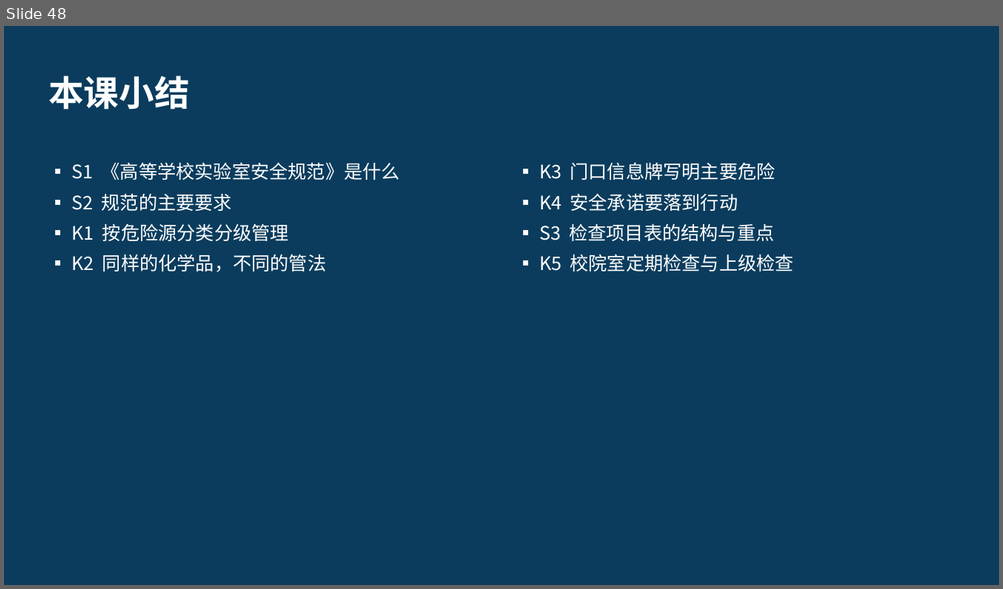
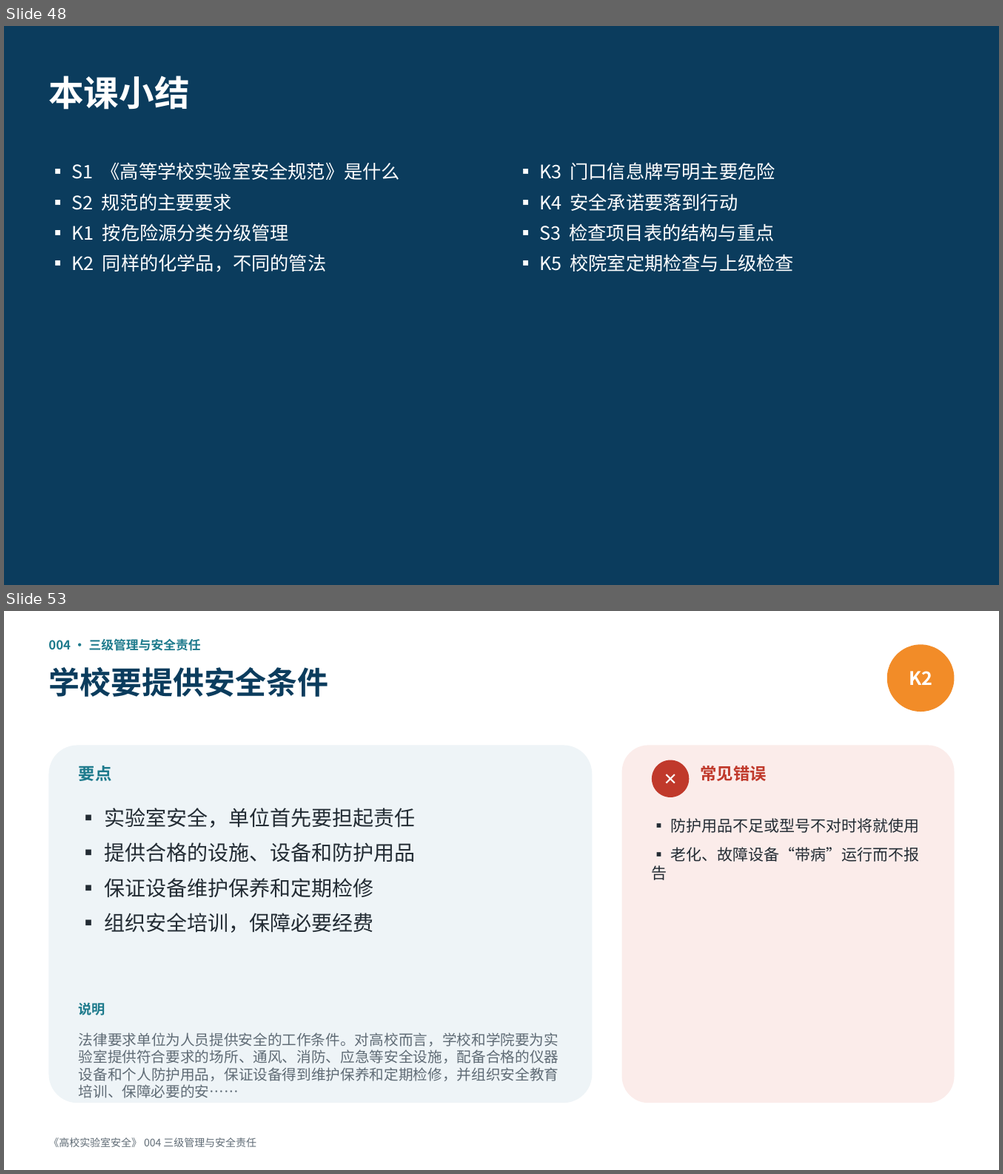
Before and after one commit to hanrongwx-max/videoyoutubo, a slide deck: course/高校实验室安全/课件/第1章_法规、管理与安全文化.pptx. Shown one above the other, each under a label of ours: slide 48 before the commit, slides 48 and 53 after it; the slides between them are not shown. The pictures are 1003x589 and 1003x1174 pixels, drawn with LibreOffice and Linux fonts; fonts in the diff are those of the drawing. Boxes give left, top, right and bottom in pixels: in the first picture for what was removed or moved away, otherwise in the second. Text is boxed around its words. In the diff, an @@ line names an element or a change of style, - is before the commit and + after.

```diff
--- a/course/高校实验室安全/课件/第1章_法规、管理与安全文化.pptx
+++ b/course/高校实验室安全/课件/第1章_法规、管理与安全文化.pptx
@@ slide 53 added at box(4, 611, 999, 1170), background #FFFFFF @@
@@ text added at box(48, 638, 201, 651), 12 pt, text #1D7A8C, bold @@
+004 · 三级管理与安全责任
@@ ellipse added at box(887, 644, 954, 712), fill #F28C28, 18 pt, text #FFFFFF, bold @@
+K2
@@ text added at box(48, 667, 328, 697), 30 pt, text #0B3C5D, bold @@
+学校要提供安全条件
@@ rounded rectangle added at box(48, 745, 592, 1103), fill #EEF4F7 @@
@@ text added at box(79, 766, 112, 781), 16 pt, text #1D7A8C, bold @@
+要点
@@ rounded rectangle added at box(622, 745, 954, 1103), fill #FBECEA @@
@@ ellipse added at box(652, 760, 689, 797), fill #C0392B, 16 pt, text #FFFFFF, bold @@
+✕
@@ text added at box(700, 766, 765, 781), 16 pt, text #C0392B, bold @@
+常见错误
@@ text added at box(104, 808, 415, 933), 20 pt, text #222B33 @@
+▪ 实验室安全，单位首先要担起责任
+▪ 提供合格的设施、设备和防护用品
+▪ 保证设备维护保养和定期检修
+▪ 组织安全培训，保障必要经费
@@ text added at box(652, 818, 919, 880), 15 pt, text #222B33 @@
+▪ 防护用品不足或型号不对时将就使用
+▪ 老化、故障设备“带病”运行而不报告
@@ text added at box(79, 1003, 105, 1016), 13 pt, text #1D7A8C, bold @@
+说明
@@ text added at box(79, 1033, 559, 1082), 14 pt, text #5F6B75 @@
+法律要求单位为人员提供安全的工作条件。对高校而言，学校和学院要为实验室提供符合要求的场所、通风、消防、应急等安全设施，配备合格的仪器设备和个人防护用品，保证设备得到维护保养和定期检修，并组织安全教育培训、保障必要的安……
@@ text added at box(48, 1138, 256, 1147), 10 pt, text #5F6B75 @@
+《高校实验室安全》 004 三级管理与安全责任
```
Also in this commit, not shown: 17 other slides added, 2 other files.
